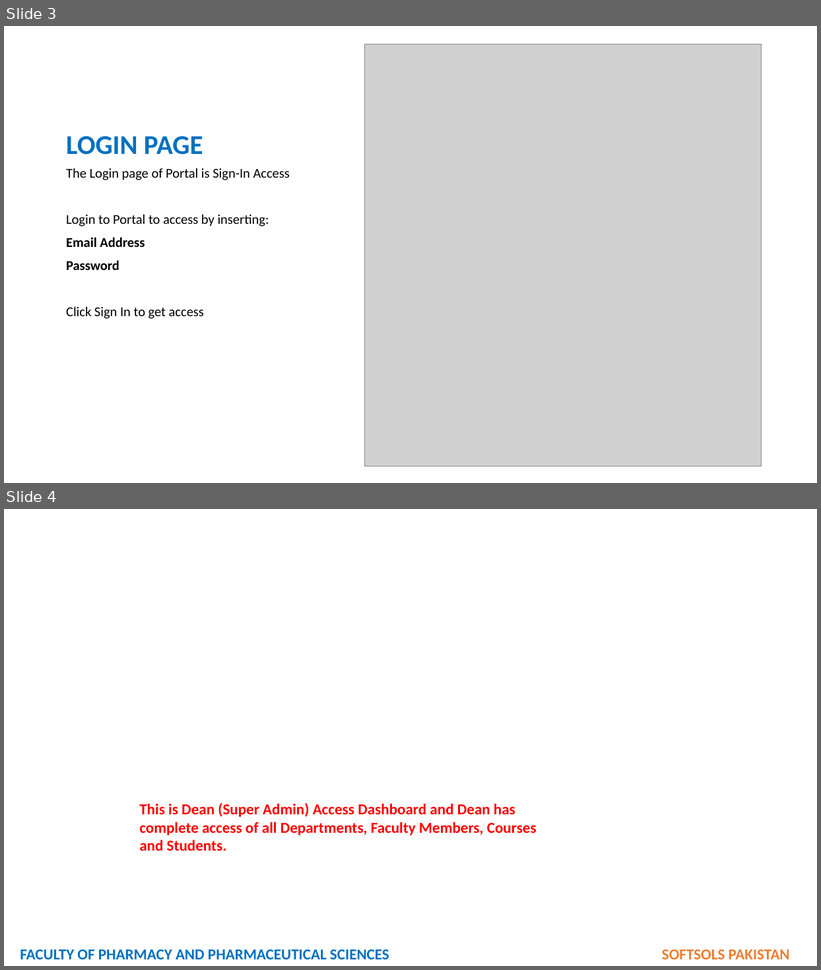
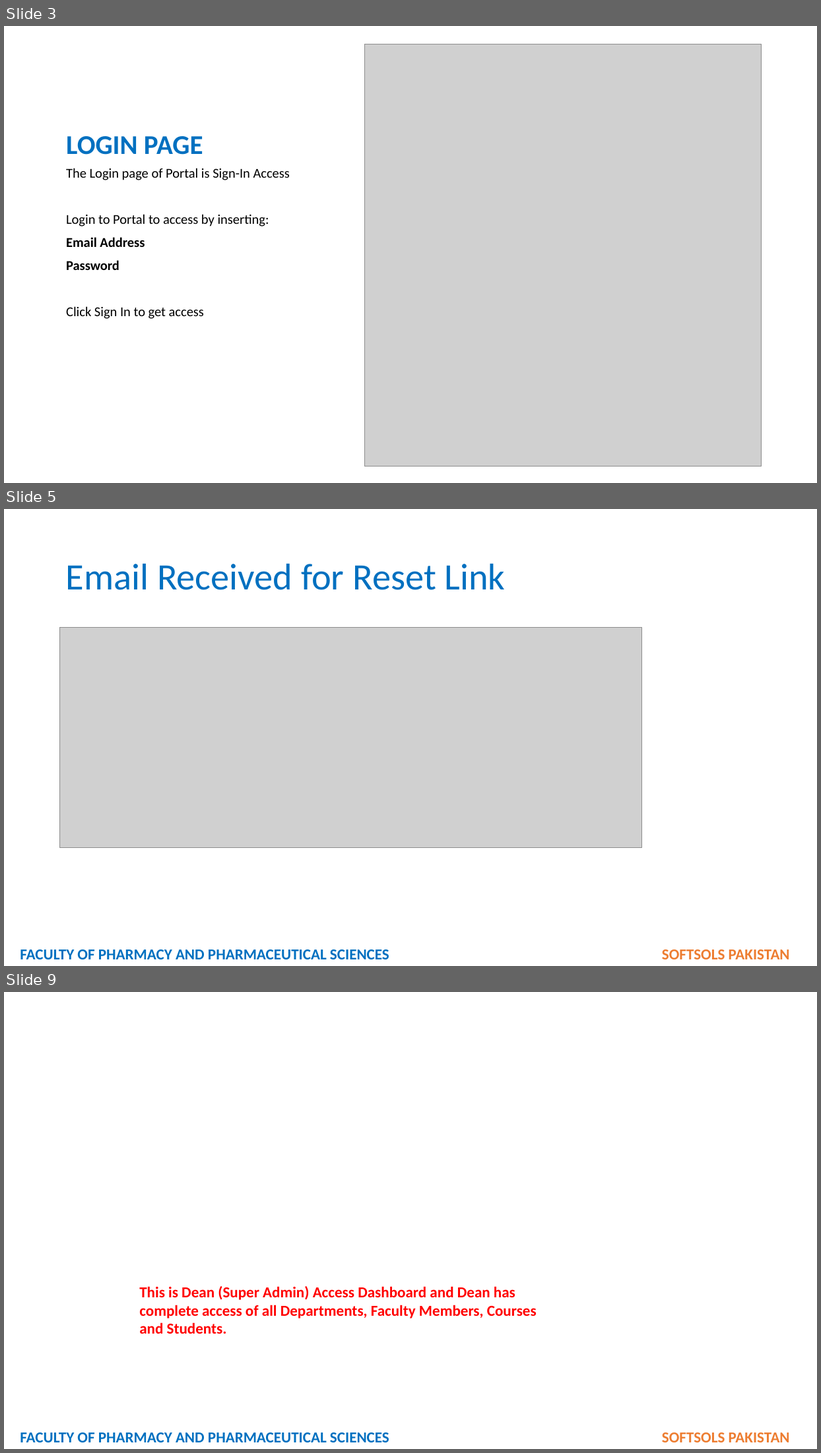
Before and after one commit to softsolspk1/fop, a slide deck: SUPER ADMIN ROLE - DEAN ROLE.pptx. Shown one above the other, each under a label of ours: slides 3 and 4 before the commit, slides 3, 5 and 9 after it; the slides between them are not shown. The pictures are 821x970 and 821x1453 pixels, drawn with LibreOffice and Linux fonts; fonts in the diff are those of the drawing; grey boxes stand for pictures; background and template pictures are left out. Boxes give left, top, right and bottom in pixels: in the first picture for what was removed or moved away, otherwise in the second. Text is boxed around its words. In the diff, an @@ line names an element or a change of style, - is before the commit and + after.

```diff
--- a/SUPER ADMIN ROLE - DEAN ROLE.pptx
+++ b/SUPER ADMIN ROLE - DEAN ROLE.pptx
@@ slide 5 added at (4, 509, 817, 966), background #FFFFFF @@
@@ title added at (66, 563, 506, 590), 44 pt, text #0070C0 @@
+Email Received for Reset Link
@@ picture added at (60, 627, 642, 848) @@
@@ text added at (20, 950, 790, 960), 18 pt, text #0070C0, bold @@
+FACULTY OF PHARMACY AND PHARMACEUTICAL SCIENCES SOFTSOLS PAKISTAN
@@ what was slide 4 is now slide 9 @@
```
Also in this commit, not shown: 1 slide changed, 8 other slides added, 5 other files.
